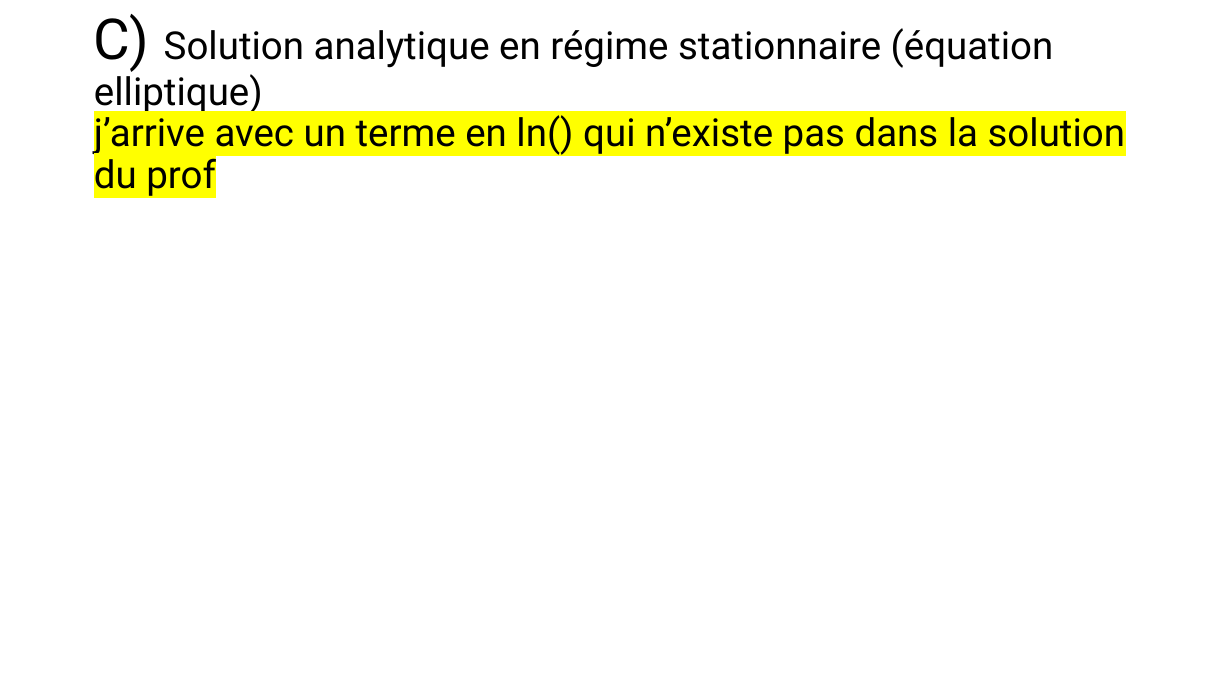
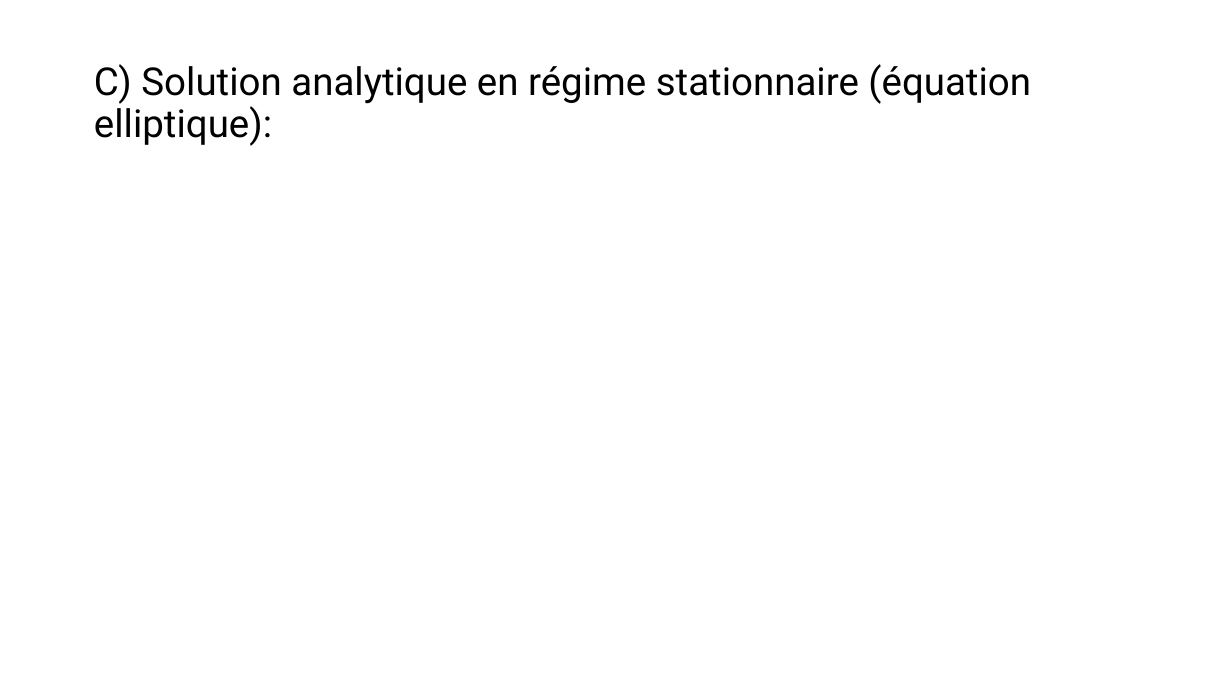
Before and after one commit to mehdibendaya/MEC8211-DEV1, a slide deck: slide 11 of Devoir_1.pptx. Drawn at 1232x693 pixels with LibreOffice and Linux fonts; fonts in the diff are those of the drawing; grey boxes stand for pictures. Boxes give left, top, right and bottom in pixels: in the first picture for what was removed or moved away, otherwise in the second. Text is boxed around its words. In the diff, an @@ line names an element or a change of style, - is before the commit and + after.

```diff
--- a/Devoir_1.pptx
+++ b/Devoir_1.pptx
@@ title at <box>94,64,1031,146</box>: text changed @@
-C) Solution analytique en régime stationnaire (équation elliptique)
-j’arrive avec un terme en ln() qui n’existe pas dans la solution du prof
+C) Solution analytique en régime stationnaire (équation elliptique):
```
Also in this commit, not shown: 9 other slides changed, 8 slides added, 1 slide removed, 2 other files.
